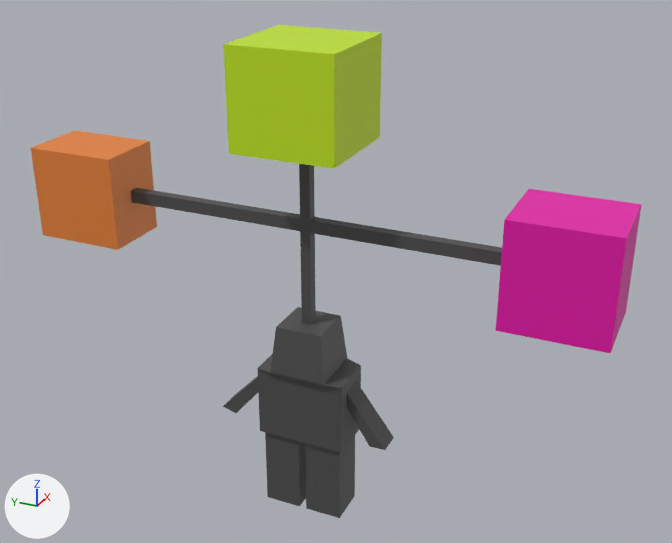
Two versions of the Blender file Assets/Stages/Fisheye Stages/World5/Boss/Boss5.blend, one commit apart.
Both versions are drawn from a camera (50 mm lens) standing at (-7.68, -3.77, 6.71) and looking at (0.19, -0.22, 2.78). Every picture has the same lights, and +X, +Y and +Z are marked at lower left.
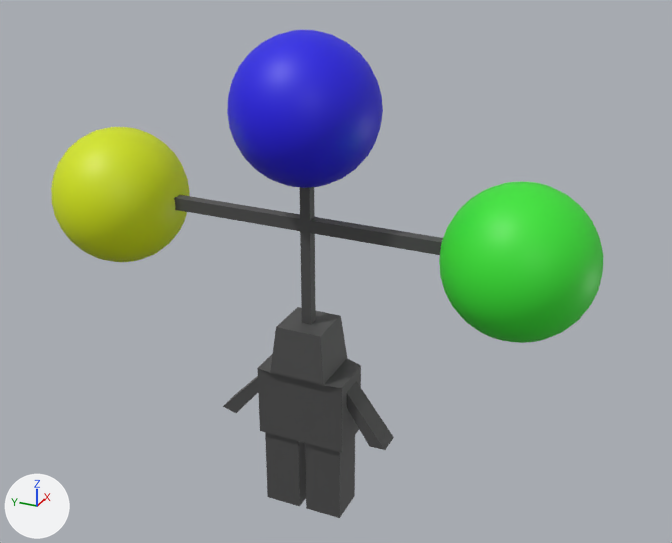
Commit message: Boss 6 done.

What changed in the scene script:
```text
Add mat_material_002:
    mat_material_002 = principled_material('Material.002')
    mat_material_002.base_color = (0.0149, 0.00659, 0.8)  # blue #2113e7
Add mat_material_003:
    mat_material_003 = principled_material('Material.003')
    mat_material_003.base_color = (0.041, 0.8, 0.0341)  # green #39e734
Add mat_material_001:
    mat_material_001 = principled_material('Material.001')
    mat_material_001.base_color = (0.669, 0.8, 0.0)  # yellow #d6e700
Change me_cube_001:
    used by ob_cube; location = (0.0, 0.0, 2.0); scale = (0.25, 0.25, 0.25)
    remove me_cube_001.from_pydata(...)  # 170 vertices, 168 faces; spans x -2.1..2.1, y -12.2..12.2, z -7.9..12.5
    add me_cube_001.from_pydata(...)  # 142 vertices, 136 faces; spans x -1.2..1.2, y -8.2..8.2, z -7.9..8.5
    me_cube_001 part 1
    12 vertices are removed from x -2.1..2.1, y -2.1..2.1, z 8.5..12.5
    14 faces are deleted
    me_cube_001 part 2
    8 vertices are removed from x -1.4..1.4, y 8.2..12.2, z 3.3..7.3
    9 faces are deleted
    me_cube_001 part 3
    8 vertices are removed from x -1.7..1.7, y -12.2..-8.2, z 3.2..7.4
    9 faces are deleted
    remove me_cube_001.materials.append(mat_laser)  # orange #e88338
    remove me_cube_001.materials.append(mat_spike)  # pink #e70aaa
    remove me_cube_001.materials.append(mat_orb)  # green #c2e71b
Add me_sphere_002:
    me_sphere_002.from_pydata(...)  # a UV sphere (32 segments, 16 rings, poles along z) spanning x -1.0..1.0, y -1.0..1.0, z -1.0..1.0
    me_sphere_002.polygons.foreach_set('use_smooth', [True] * 512)
    me_sphere_002.materials.append(mat_material_002)  # blue #2113e7
Add me_sphere_001:
    me_sphere_001.from_pydata(...)  # a UV sphere (32 segments, 16 rings, poles along z) spanning x -1.0..1.0, y -1.0..1.0, z -1.0..1.0
    me_sphere_001.polygons.foreach_set('use_smooth', [True] * 512)
    me_sphere_001.materials.append(mat_material_003)  # green #39e734
Add me_sphere:
    me_sphere.from_pydata(...)  # a UV sphere (32 segments, 16 rings, poles along z) spanning x -1.0..1.0, y -1.0..1.0, z -1.0..1.0
    me_sphere.polygons.foreach_set('use_smooth', [True] * 512)
    me_sphere.materials.append(mat_material_001)  # yellow #d6e700
Add ob_sphere_002:
    ob_sphere_002 = bpy.data.objects.new('Sphere.002', me_sphere_002)
    ob_sphere_002.parent = ob_cube
    ob_sphere_002.matrix_parent_inverse = Matrix(((4.0, 0.0, 0.0, 0.0), (0.0, 4.0, 0.0, 0.0), (0.0, 0.0, 4.0, -8.0), (0.0, 0.0, 0.0, 1.0)))
    ob_sphere_002.location = (0.0, 0.007, 4.473)
    ob_sphere_002.scale = (0.724, 0.724, 0.724)
Add ob_sphere_001:
    ob_sphere_001 = bpy.data.objects.new('Sphere.001', me_sphere_001)
    ob_sphere_001.parent = ob_cube
    ob_sphere_001.matrix_parent_inverse = Matrix(((4.0, 0.0, 0.0, 0.0), (0.0, 4.0, 0.0, 0.0), (0.0, 0.0, 4.0, -8.0), (0.0, 0.0, 0.0, 1.0)))
    ob_sphere_001.location = (0.0, -2.125, 3.304)
    ob_sphere_001.scale = (0.724, 0.724, 0.724)
Add ob_sphere:
    ob_sphere = bpy.data.objects.new('Sphere', me_sphere)
    ob_sphere.parent = ob_cube
    ob_sphere.matrix_parent_inverse = Matrix(((4.0, 0.0, 0.0, 0.0), (0.0, 4.0, 0.0, 0.0), (0.0, 0.0, 4.0, -8.0), (0.0, 0.0, 0.0, 1.0)))
    ob_sphere.location = (0.0, 2.218, 3.304)
    ob_sphere.scale = (0.724, 0.724, 0.724)
```

Where the change shows, as pixel boxes [x1, y1, x2, y2] in the pictures (672 x 543 px):
'Cube', reshaped: before [31, 25, 642, 518]; after [174, 187, 443, 518]
'Sphere.001', added (green): after [439, 182, 603, 343]
'Sphere.002', added (blue): after [227, 30, 383, 188]
'Sphere', added (yellow): after [51, 127, 190, 262]
part 1 of me_cube_001, deleted (green): before [223, 25, 382, 169]
part 2 of me_cube_001, deleted: before [31, 131, 157, 250]
part 3 of me_cube_001, deleted (pink): before [496, 189, 642, 354]
